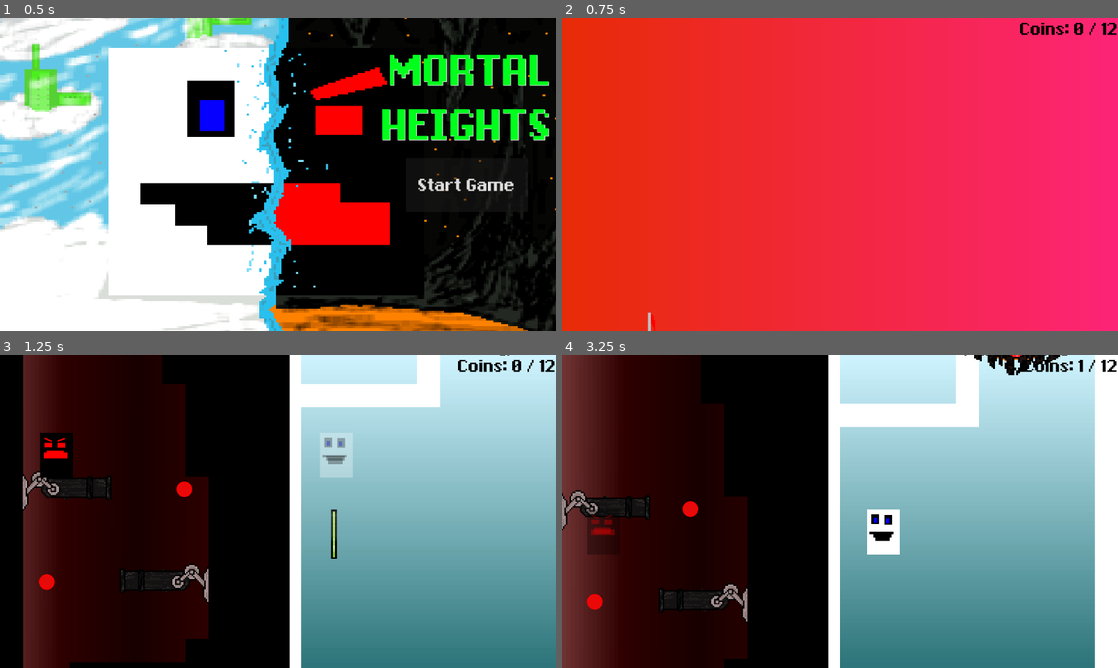
Above: before the commit, frames 1-4 (two rows, left to right).
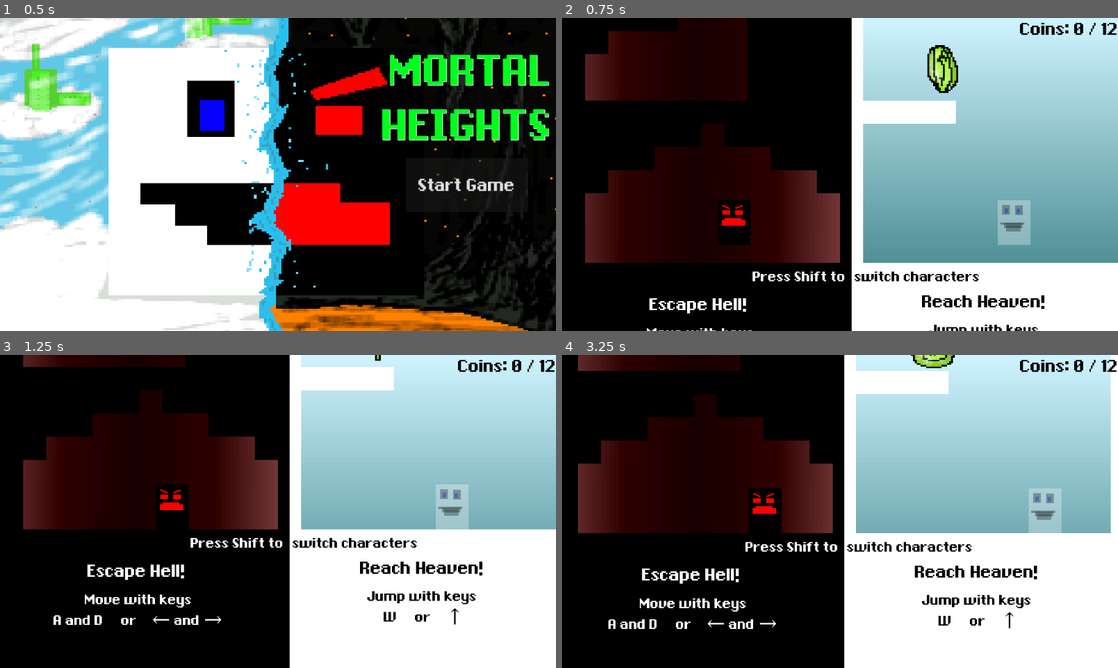
Above: after the commit, the same moments.

Repository: stefiscool/parrallel-platformer
Game: Godot game, scene res://scenes/title.tscn
The game is run twice, just before and just after one commit, with the same random seed, the same clock (stepped at 60 frames per second) and the same inputs.
Inputs:
- Up to frame 1 (0.5 s): no input
- Up to frame 2 (0.75 s): click "Start Game" at 0.5 s
- Up to frame 3 (1.25 s): no input
- Up to frame 4 (3.25 s): hold Right (right) 1.28-2.78 s; tap Shift (switch) at 1.35, 2.1, 2.85 s; tap W (jump) at 1.52, 2.27 s; hold A (left) from 2.78 s (still down)

Frame 1 is identical in both runs. In frame 2, 100% of the frame differs, in the area x 0-100%, y 0-100%; in frame 3, 50%; in frame 4, 56%.

Commit message:
Also missing in last commit...

Diff:
--- a/scenes/world.tscn
+++ b/scenes/world.tscn
@@ -936,7 +936,7 @@
 is_left_not_right = false
 
 [node name="Secondplayer" parent="." instance=ExtResource("4_shj87")]
-position = Vector2(118, -2928)
+position = Vector2(358, 297)
 
 [node name="Camera2D" type="Camera2D" parent="."]
 position = Vector2(450, 75)
